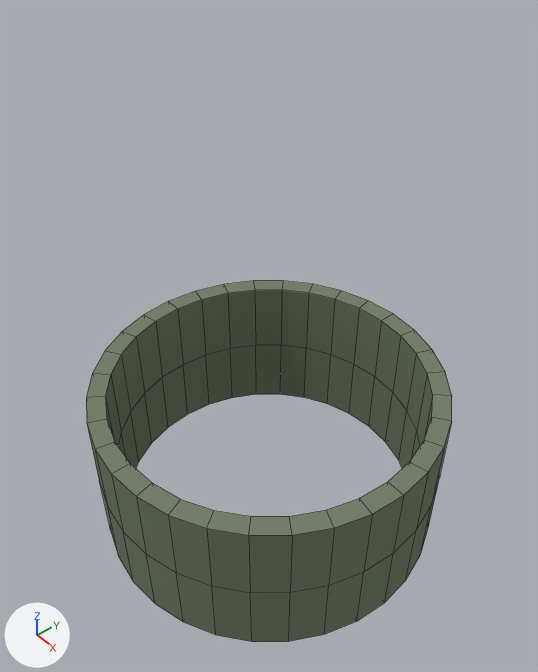
The Blender file Blender/Old Bonegrinder/boneginder.blend: old version first, new version second.
Before and after are seen from a 50 mm lens placed at (12.51, -11.79, 23.1), pointed at (0.1, -1.48, 9.87). Lighting does not change. The marker at lower left points along +X, +Y and +Z. Mesh edges are drawn as thin lines. The same objects are shown in both versions, whatever each file hides.
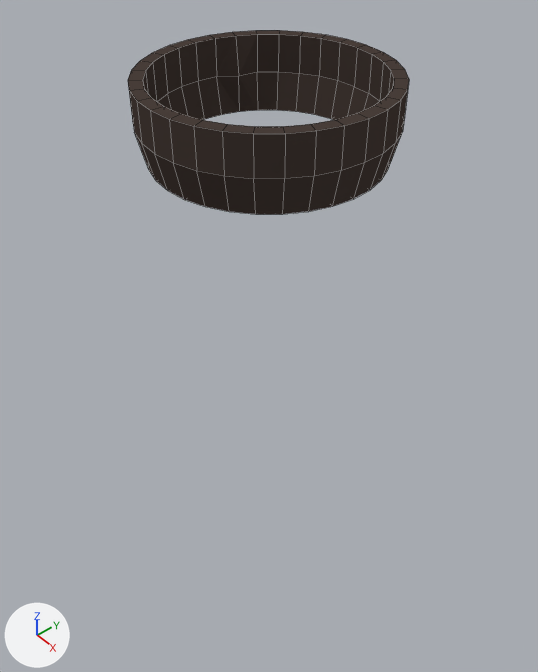
Where the change shows, as pixel boxes [x1, y1, x2, y2] in the pictures (538 x 672 px):
'Cylinder.001', reshaped, moved, rescaled, modifiers changed (23% narrower, 49% shorter): before [86, 281, 452, 642]; after [128, 30, 409, 214]
part 1 of me_cylinder_001, built on: before [202, 290, 256, 404]; after [134, 35, 402, 214]
part 2 of me_cylinder_001, recoloured: before [86, 281, 452, 642]; after [128, 30, 409, 178]

Edits to the bpy script that builds the scene:
```text
Change me_cylinder_001:
    used by ob_cylinder_001; location = (0.01, -1.4, 5.42); rotation_euler = (0.0, 3.142, 0.0), in degrees (0, 180, 0)
    remove me_cylinder_001.from_pydata(...)  # 128 vertices, 96 faces; spans x -5.36..5.36, y -5.36..5.36, z -2.5..0.0
    add me_cylinder_001.from_pydata(...)  # 192 vertices, 192 faces; spans x -5.36..5.36, y -5.36..5.36, z -2.5..2.5
    me_cylinder_001 part 1
    1 vertex is removed from x 4.43, y 1.84, z 0.0
    2 faces are deleted
    65 vertices are added at x -4.96..4.97, y -4.97..4.97, z 0.0..2.5
    98 new faces join them
    me_cylinder_001 part 2: 94 faces spanning x -5.36..5.36, y -5.36..5.36, z -2.5..0.0 switch from mat_green_stone (grey #76806d) to mat_stone (brown #493e3a)
Change ob_cylinder_001:
    ob_cylinder_001.location: (0.01, -1.4, 5.42) -> (-0.16, -1.28, 16.15)
    remove _m = ob_cylinder_001.modifiers.new('Mirror', 'MIRROR')
    remove _m.use_axis = (False, False, True)
    remove _m.use_clip = True
    ob_cylinder_001.scale: (1.0, 1.0, 1.0) -> (0.576, 0.576, 0.376)
```
